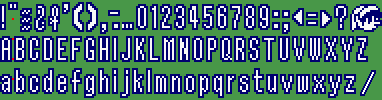
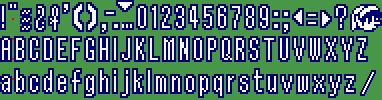
Revision of a layered 382x100 image; what changed, layer by layer:
painted on "tlozalttp.png" over [104, 0, 134, 16]
